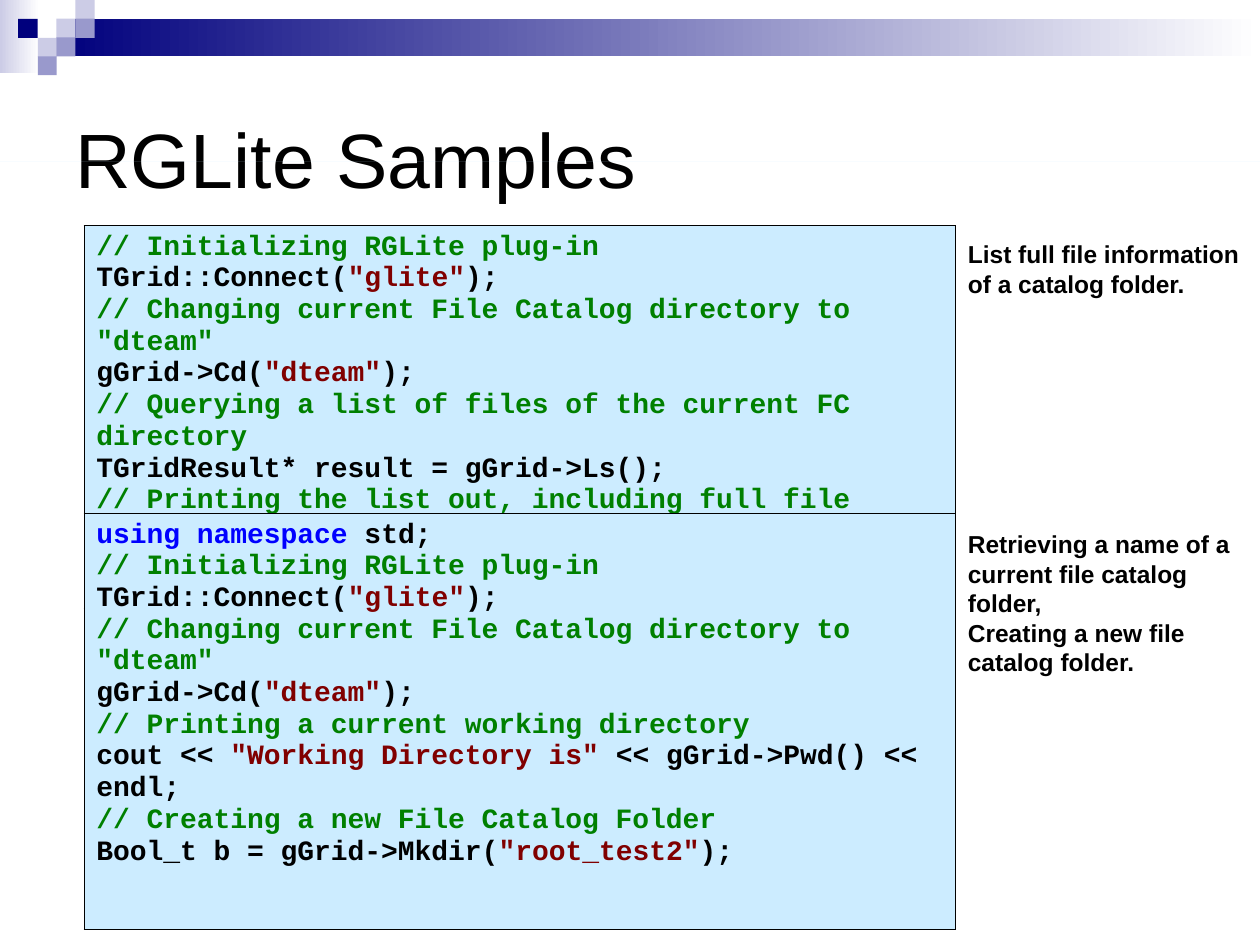
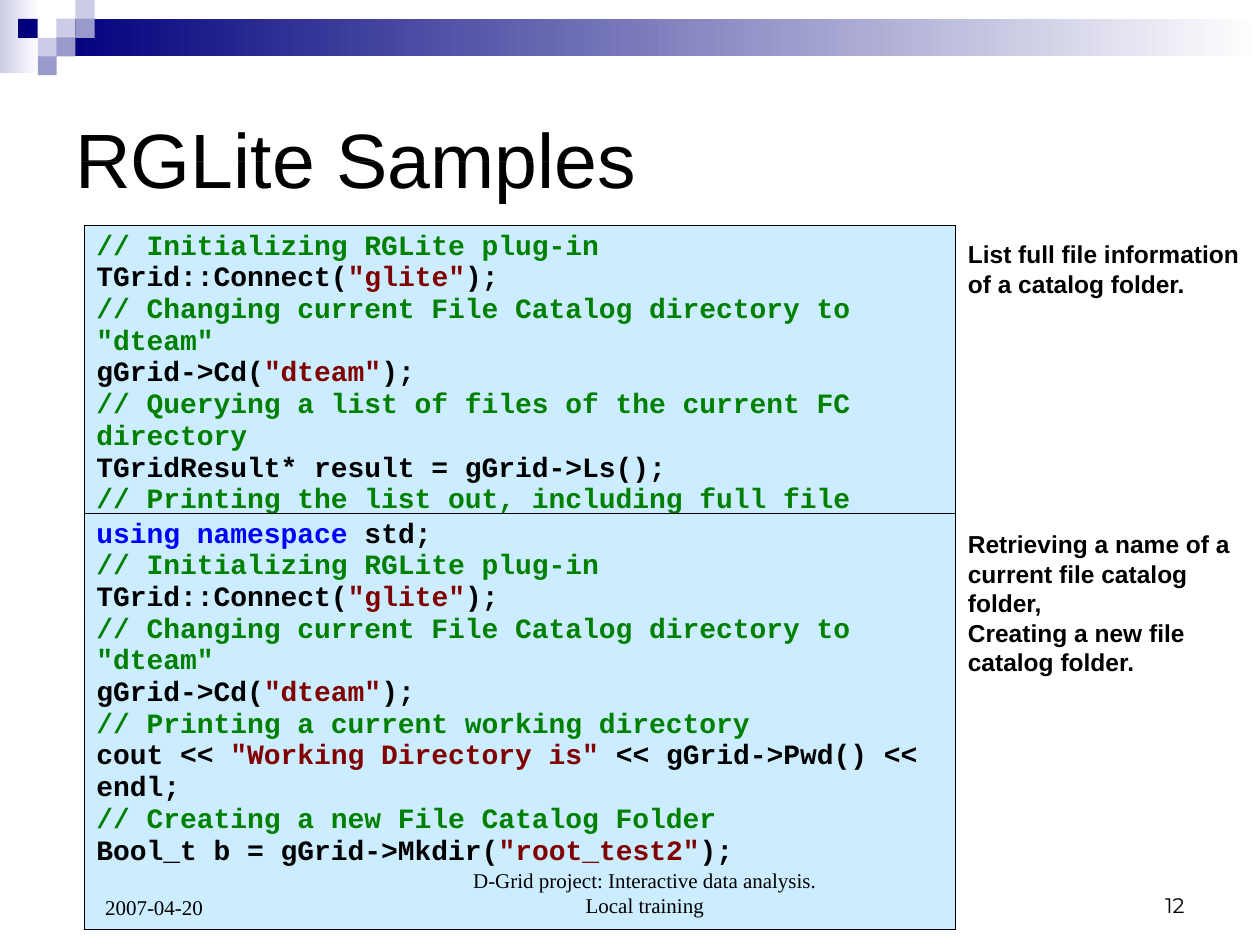
Before and after one commit to AnarManafov/PoDDocumentation, a slide deck: slide 12 of local training - D-Grid 2007-04-20.ppt. Drawn at 1260x945 pixels with LibreOffice and Linux fonts; fonts in the diff are those of the drawing. Boxes give left, top, right and bottom in pixels: in the first picture for what was removed or moved away, otherwise in the second. Text is boxed around its words. In the diff, an @@ line names an element or a change of style, - is before the commit and + after.

```diff
--- a/local training - D-Grid 2007-04-20.ppt
+++ b/local training - D-Grid 2007-04-20.ppt
@@ text added at (473,873,816,918), 12 pt, text #000000 @@
+D-Grid project: Interactive data analysis. Local training
@@ page number added at (1165,898,1184,913), 12 pt, text #000000 @@
+12
@@ text added at (105,901,203,916), 12 pt, text #000000 @@
+2007-04-20
```
Also in this commit, not shown: 9 other slides changed, 5 slides added, 4 slides removed.
